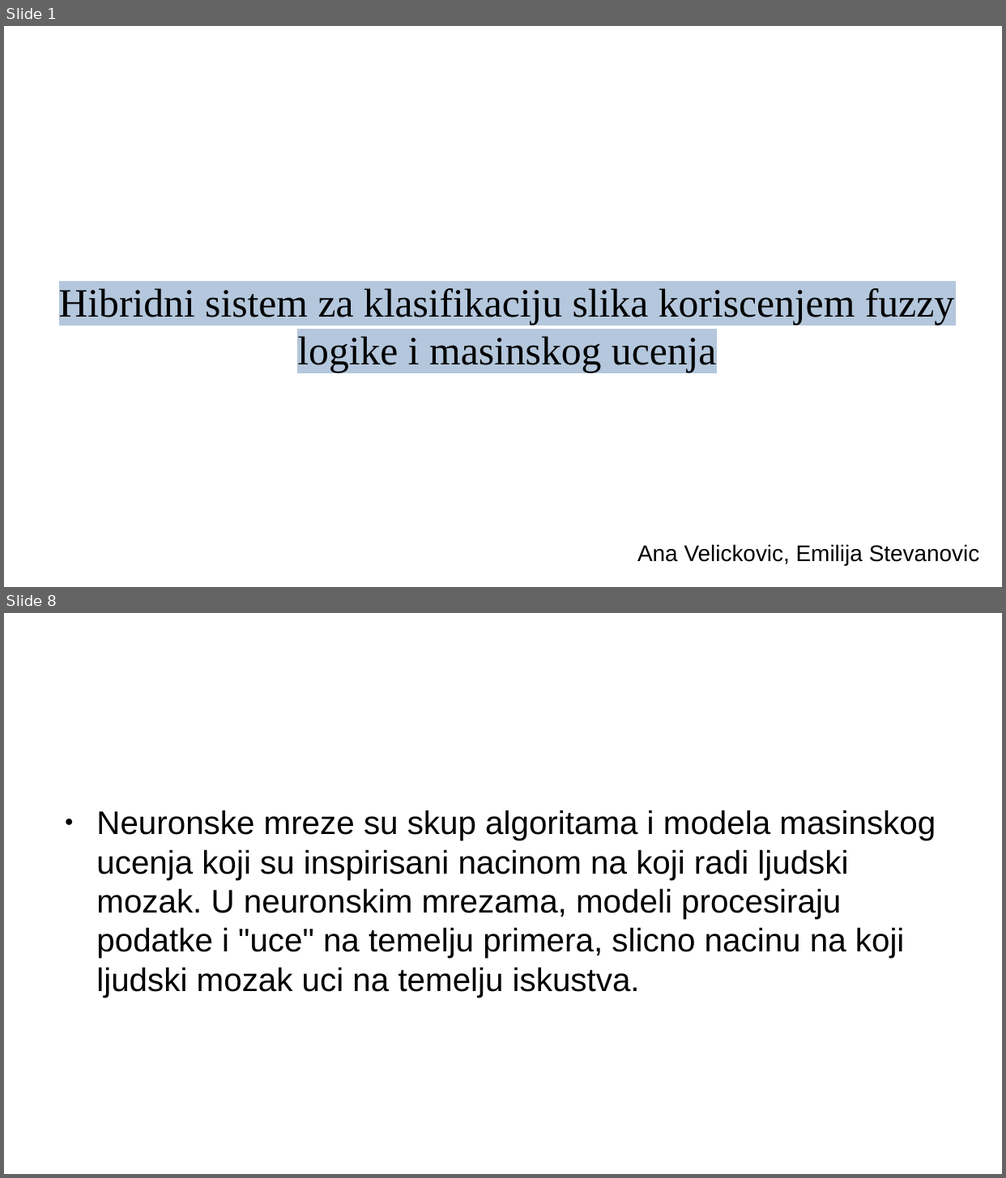
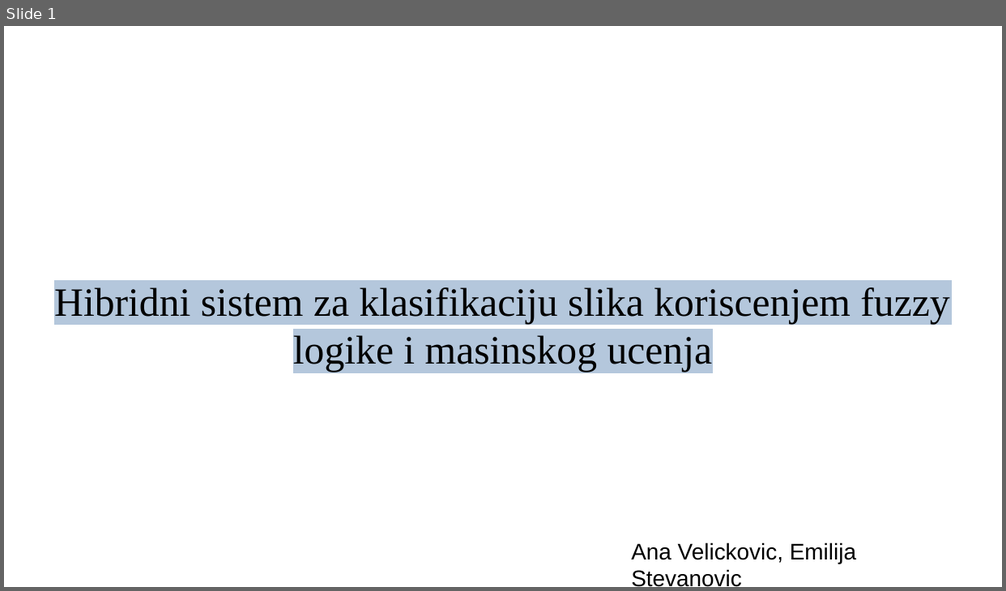
Before and after one commit to VelickovicAna/ri_projekat, a slide deck: prezentacija.odp. Shown one above the other, each under a label of ours: slides 1 and 8 before the commit, slide 1 after it; the slides between them are not shown. The pictures are 1006x1178 and 1006x591 pixels, drawn with LibreOffice and Linux fonts; fonts in the diff are those of the drawing; background and template pictures are left out. Boxes give left, top, right and bottom in pixels: in the first picture for what was removed or moved away, otherwise in the second. Text is boxed around its words. In the diff, an @@ line names an element or a change of style, - is before the commit and + after.

```diff
--- a/prezentacija.odp
+++ b/prezentacija.odp
@@ slide 8 removed at <box>4,613,1002,1174</box>, background #FFFFFF @@
@@ title removed at <box>96,810,355,835</box> @@
-Neuronske mreze
@@ text removed at <box>96,810,936,998</box> @@
-● Neuronske mreze su skup algoritama i modela masinskog ucenja koji su inspirisani nacinom na koji radi ljudski mozak. U neuronskim mrezama, modeli procesiraju podatke i "uce" na temelju primera, slicno nacinu na koji ljudski mozak uci na temelju iskustva.
@@ slide 1 changed as well @@
@@ subtitle "Hibridni sistem za klasifikaciju slika ...": place and size @@
-subtitle "Hibridni sistem za klasifikaciju slika ..." at <box>59,288,954,373</box>
+subtitle "Hibridni sistem za klasifikaciju slika ..." at <box>54,288,949,373</box>
@@ text "Ana Velickovic, Emilija Stevanovic" rewrapped from <box>637,544,980,565</box> to <box>631,543,856,587</box> @@
```
Also in this commit, not shown: 8 slides added, 12 other slides removed.
